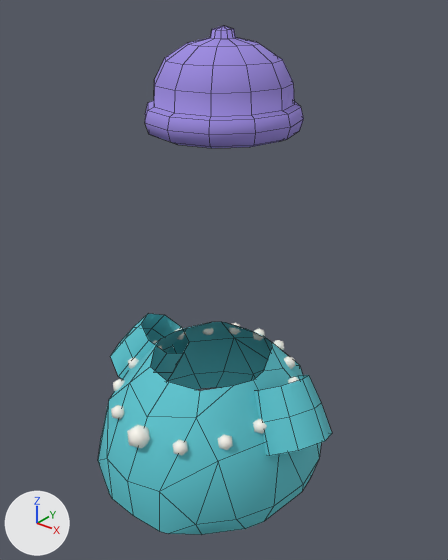
A saved change to the FBX model assets/garden-babies/attachments/bear-attachments-wearables.fbx.
Camera for both pictures: a 50 mm camera at (0.964, -1.232, 1.663) aimed at (0.033, -0.068, 0.941). Every picture has the same lights, and +X, +Y and +Z are marked at lower left. The first picture is the older version. Mesh edges are drawn as thin lines on the coarser meshes.

The first picture shows 'Bear__Hat_Beanie', 'Bear__Neck_Beads', 'Bear__Shirt_Tee', 'Bear__Shirt_Tee_SleeveL', 'Bear__Shirt_Tee_SleeveR'.
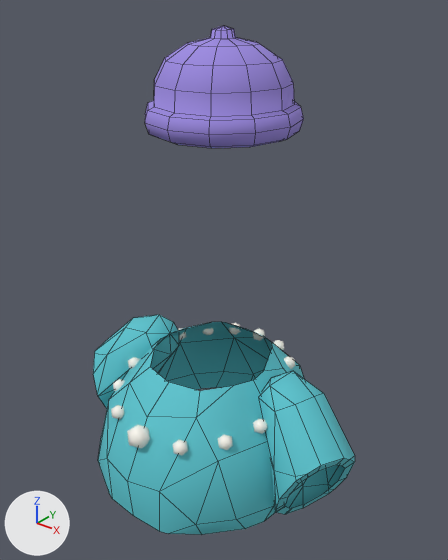
What differs and where, as boxes (x1, y1, x2, y2) in the pictures (448 x 560 px):
'Bear__Shirt_SleeveR', added (cyan)
    after: (259, 371, 355, 514)
'Bear__Shirt_Tee_SleeveR', deleted (cyan)
    before: (254, 375, 332, 456)
'Bear__Shirt_SleeveL', added (cyan)
    after: (93, 315, 179, 409)
'Bear__Shirt_Tee_SleeveL', deleted (cyan)
    before: (110, 313, 189, 380)

The change, as a list of edits to the scene's bpy script:
```text
Add me_petbear__shirt_sleever_001:
    me_petbear__shirt_sleever_001.from_pydata(...)  # 58 vertices, 61 faces; spans x 0.175..0.449, y -0.227..0.02, z 0.346..0.728
    me_petbear__shirt_sleever_001.materials.append(mat_attach__cloth)  # cyan #59c4ce
Add me_petbear__shirt_sleevel_001:
    me_petbear__shirt_sleevel_001.from_pydata(...)  # 55 vertices, 56 faces; spans x -0.45..-0.171, y -0.233..0.02, z 0.348..0.728
    me_petbear__shirt_sleevel_001.materials.append(mat_attach__cloth)  # cyan #59c4ce
Remove ob_bear__shirt_tee_sleevel:
    ob_bear__shirt_tee_sleevel = bpy.data.objects.new('Bear__Shirt_Tee_SleeveL', me_petbear__shirt_tee_sleevel_001)
    ob_bear__shirt_tee_sleevel.location = (0.0, 0.0, 0.0)
Remove ob_bear__shirt_tee_sleever:
    ob_bear__shirt_tee_sleever = bpy.data.objects.new('Bear__Shirt_Tee_SleeveR', me_petbear__shirt_tee_sleever_001)
    ob_bear__shirt_tee_sleever.location = (0.0, 0.0, 0.0)
Add ob_bear__shirt_sleever:
    ob_bear__shirt_sleever = bpy.data.objects.new('Bear__Shirt_SleeveR', me_petbear__shirt_sleever_001)
    ob_bear__shirt_sleever.location = (0.0, 0.0, 0.0)
Add ob_bear__shirt_sleevel:
    ob_bear__shirt_sleevel = bpy.data.objects.new('Bear__Shirt_SleeveL', me_petbear__shirt_sleevel_001)
    ob_bear__shirt_sleevel.location = (0.0, 0.0, 0.0)
```
